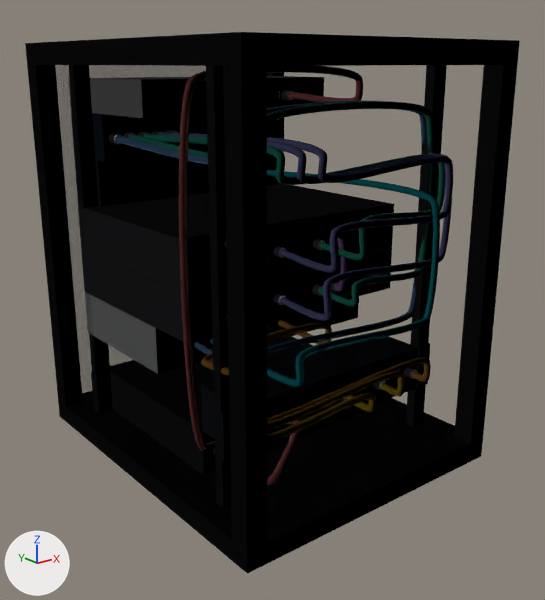
An edit to the glTF model examples/10inch-homelab/rack-scene.glb, drawn before and after from the same camera.
One viewpoint serves both versions: a camera (50 mm lens) standing at (-0.315, -0.7, 0.357) and looking at (0.13, -0.143, 0.134). Every picture has the same lights, and +X, +Y and +Z are marked at lower left. The first picture is the older version. Where no turn or scale is listed for an object, it has been applied to the vertices. Vertices at exactly the same position are counted once.

The older version as bpy lines, for what is in view:
```python
ob_cable_cross_sw6_to_ucg_lan2 = bpy.data.objects.new('Cable_cross-sw6-to-ucg-lan2', me_cable_cross_sw6_to_ucg_lan2)
ob_cable_cross_sw6_to_ucg_lan2.location = (0.0, 0.0, 0.0)
ob_cable_pwr_pdu_to_ucg = bpy.data.objects.new('Cable_pwr-pdu-to-ucg', me_cable_pwr_pdu_to_ucg)
ob_cable_pwr_pdu_to_ucg.location = (0.0, 0.0, 0.0)
ob_cable_pwr_ups_to_sw = bpy.data.objects.new('Cable_pwr-ups-to-sw', me_cable_pwr_ups_to_sw)
ob_cable_pwr_ups_to_sw.location = (0.0, 0.0, 0.0)
ob_cable_trunk_pve1_eth0_to_patch4 = bpy.data.objects.new('Cable_trunk-pve1-eth0-to-patch4', me_cable_trunk_pve1_eth0_to_patch4)
ob_cable_trunk_pve1_eth0_to_patch4.location = (0.0, 0.0, 0.0)
ob_cable_trunk_pve1_eth1_to_patch2 = bpy.data.objects.new('Cable_trunk-pve1-eth1-to-patch2', me_cable_trunk_pve1_eth1_to_patch2)
ob_cable_trunk_pve1_eth1_to_patch2.location = (0.0, 0.0, 0.0)
ob_cable_trunk_pve2_eth0_to_patch5 = bpy.data.objects.new('Cable_trunk-pve2-eth0-to-patch5', me_cable_trunk_pve2_eth0_to_patch5)
ob_cable_trunk_pve2_eth0_to_patch5.location = (0.0, 0.0, 0.0)
ob_cable_trunk_pve2_eth1_to_patch3 = bpy.data.objects.new('Cable_trunk-pve2-eth1-to-patch3', me_cable_trunk_pve2_eth1_to_patch3)
ob_cable_trunk_pve2_eth1_to_patch3.location = (0.0, 0.0, 0.0)
ob_cable_trunk_ucg_lan1_to_patch1 = bpy.data.objects.new('Cable_trunk-ucg-lan1-to-patch1', me_cable_trunk_ucg_lan1_to_patch1)
ob_cable_trunk_ucg_lan1_to_patch1.location = (0.0, 0.0, 0.0)
ob_rackrail_fl = bpy.data.objects.new('RackRail_FL', me_rackrail_fl)
ob_rackrail_fl.location = (0.0, 0.0, 0.0)
# also in view: 'RackBaseFrame' at (0.127, -0.125, -0.01); 'Device_ups-u1' at (0.127, -0.09, 0.022); 'Cable_pwr-pdu-to-pve2' at (0.071, -0.234, 0.146); 'RackRail_RL' at (0.008, -0.235, 0.178); 'Device_pdu-u2-rear' at (0.127, -0.213, 0.066)
```
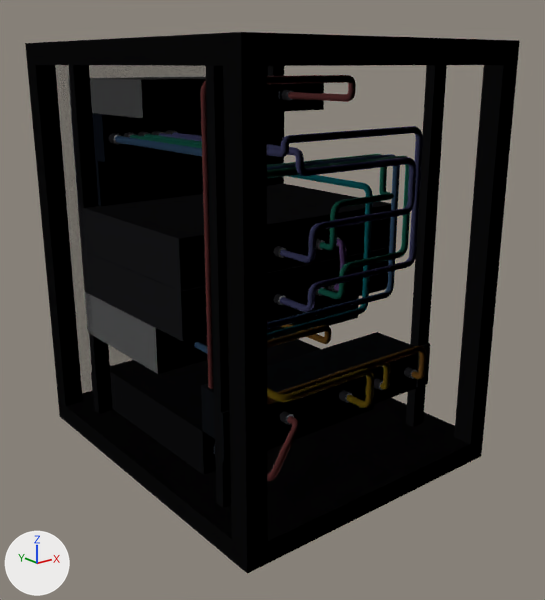
Changed parts and their boxes (x1, y1, x2, y2) in the pictures (545 x 600 px; the box of a moved part takes in the faces that stretch with it):
'Cable_pwr-ups-to-sw', reshaped
    before: (179, 66, 363, 451)
    after: (200, 75, 356, 389)
'Cable_trunk-pve2-eth0-to-patch5', reshaped (13% narrower, 7% shorter)
    before: (172, 132, 453, 273)
    after: (172, 132, 416, 263)
'Cable_trunk-pve1-eth0-to-patch4', reshaped (10% narrower)
    before: (159, 133, 452, 321)
    after: (158, 126, 423, 312)
'Cable_trunk-pve1-eth1-to-patch2', reshaped (8% narrower, 20% shorter)
    before: (130, 101, 434, 307)
    after: (130, 135, 410, 299)
'Cable_cross-sw6-to-ucg-lan2', reshaped
    before: (210, 170, 440, 387)
    after: (267, 175, 373, 340)
'Cable_trunk-ucg-lan1-to-patch1', reshaped (8% narrower, 14% shorter)
    before: (115, 101, 426, 355)
    after: (115, 136, 400, 354)
'Cable_trunk-pve2-eth1-to-patch3', reshaped (17% narrower, 8% shorter)
    before: (144, 134, 445, 261)
    after: (144, 134, 393, 251)
'Cable_pwr-pdu-to-ucg', reshaped
    before: (201, 320, 431, 422)
    after: (267, 324, 426, 404)
part 5 of me_cable_trunk_pve2_eth1_to_patch3, moved or reshaped
    before: (150, 135, 445, 261)
    after: (161, 136, 393, 251)
part 7 of me_cable_trunk_pve2_eth0_to_patch5, moved or reshaped
    before: (173, 133, 453, 273)
    after: (173, 133, 416, 263)
'Cable_pwr-pdu-to-pve1', unchanged, covered by the edit
    before: (226, 314, 405, 430)
    after: (267, 362, 391, 405)

The change, as a diff of the scene's bpy script:
```diff
--- a/examples/10inch-homelab/rack-scene.glb.py
+++ b/examples/10inch-homelab/rack-scene.glb.py
@@ me_cable_pwr_ups_to_sw @@
-me_cable_pwr_ups_to_sw.from_pydata(...)  # 2570 vertices, 5136 faces; spans x -0.01..0.184, y -0.207..-0.099, z 0.018..0.356
+me_cable_pwr_ups_to_sw.from_pydata(...)  # 2826 vertices, 5648 faces; spans x 0.019..0.183, y -0.203..-0.099, z 0.019..0.347
+# me_cable_pwr_ups_to_sw part 1: 22 vertices moved within x 0.063..0.178, y -0.202..-0.13, z 0.022..0.329; 2229 vertices removed from x -0.01..0.184, y -0.207..-0.099, z 0.018..0.356; 2485 vertices added at x 0.019..0.183, y -0.203..-0.099, z 0.019..0.347
 me_cable_pwr_ups_to_sw.materials.append(mat_cablemat__ef4444)
@@ me_cable_pwr_pdu_to_ucg @@
-me_cable_pwr_pdu_to_ucg.from_pydata(...)  # 2826 vertices, 5648 faces; spans x 0.0..0.226, y -0.27..-0.128, z 0.062..0.13
+me_cable_pwr_pdu_to_ucg.from_pydata(...)  # 2826 vertices, 5648 faces; spans x 0.019..0.225, y -0.263..-0.128, z 0.063..0.125
+# me_cable_pwr_pdu_to_ucg part 2: 2585 of 2826 vertices moved; they spanned x 0.0..0.226, y -0.27..-0.128, z 0.062..0.13 and now span x 0.019..0.225, y -0.263..-0.128, z 0.063..0.125; mean shift (0.005, 0.007, 0.0); largest move (0.002, -0.265, 0.122) -> (0.022, -0.211, 0.098)
 me_cable_pwr_pdu_to_ucg.materials.append(mat_cablemat__f97316)
@@ me_cable_trunk_ucg_lan1_to_patch1 @@
-me_cable_trunk_ucg_lan1_to_patch1.from_pydata(...)  # 2570 vertices, 5136 faces; spans x 0.021..0.247, y -0.236..-0.03, z 0.1..0.327
+me_cable_trunk_ucg_lan1_to_patch1.from_pydata(...)  # 2570 vertices, 5136 faces; spans x 0.023..0.235, y -0.209..-0.03, z 0.104..0.292
+# me_cable_trunk_ucg_lan1_to_patch1 part 3: 2400 of 2570 vertices moved; they spanned x 0.021..0.247, y -0.236..-0.03, z 0.1..0.327 and now span x 0.023..0.235, y -0.209..-0.03, z 0.104..0.292; mean shift (-0.001, 0.017, -0.006); largest move (0.07, -0.228, 0.323) -> (0.033, -0.202, 0.272)
 me_cable_trunk_ucg_lan1_to_patch1.materials.append(mat_cablemat__3b82f6)
@@ me_cable_trunk_pve1_eth1_to_patch2 @@
-me_cable_trunk_pve1_eth1_to_patch2.from_pydata(...)  # 2570 vertices, 5136 faces; spans x 0.037..0.246, y -0.243..-0.03, z 0.146..0.327
+me_cable_trunk_pve1_eth1_to_patch2.from_pydata(...)  # 2570 vertices, 5136 faces; spans x 0.038..0.235, y -0.224..-0.03, z 0.148..0.292
+# me_cable_trunk_pve1_eth1_to_patch2 part 4: 2395 of 2570 vertices moved; they spanned x 0.037..0.246, y -0.243..-0.03, z 0.146..0.327 and now span x 0.038..0.235, y -0.224..-0.03, z 0.148..0.292; mean shift (-0.001, 0.012, -0.006); largest move (0.082, -0.235, 0.322) -> (0.049, -0.218, 0.272)
 me_cable_trunk_pve1_eth1_to_patch2.materials.append(mat_cablemat__10b981)
@@ me_cable_trunk_pve2_eth1_to_patch3 @@
-me_cable_trunk_pve2_eth1_to_patch3.from_pydata(...)  # 2570 vertices, 5136 faces; spans x 0.053..0.256, y -0.25..-0.03, z 0.19..0.298
+me_cable_trunk_pve2_eth1_to_patch3.from_pydata(...)  # 2826 vertices, 5648 faces; spans x 0.054..0.229, y -0.211..-0.03, z 0.193..0.292
+# me_cable_trunk_pve2_eth1_to_patch3 part 5: 33 vertices moved from x 0.054..0.153, y -0.197..-0.054, z 0.193..0.292 to x 0.054..0.153, y -0.197..-0.049, z 0.193..0.292; 1842 vertices removed from x 0.053..0.256, y -0.25..-0.03, z 0.19..0.298; 2098 vertices added at x 0.054..0.229, y -0.211..-0.032, z 0.193..0.292
 me_cable_trunk_pve2_eth1_to_patch3.materials.append(mat_cablemat__10b981)
@@ me_cable_trunk_pve1_eth0_to_patch4 @@
-me_cable_trunk_pve1_eth0_to_patch4.from_pydata(...)  # 2570 vertices, 5136 faces; spans x 0.068..0.258, y -0.257..-0.03, z 0.145..0.298
+me_cable_trunk_pve1_eth0_to_patch4.from_pydata(...)  # 2570 vertices, 5136 faces; spans x 0.069..0.235, y -0.235..-0.03, z 0.148..0.303
+# me_cable_trunk_pve1_eth0_to_patch4 part 6: 2400 of 2570 vertices moved; they spanned x 0.068..0.258, y -0.257..-0.03, z 0.145..0.298 and now span x 0.069..0.235, y -0.235..-0.03, z 0.148..0.303; mean shift (-0.004, 0.014, 0.004); largest move (0.11, -0.255, 0.269) -> (0.077, -0.235, 0.3)
 me_cable_trunk_pve1_eth0_to_patch4.materials.append(mat_cablemat__6366f1)
@@ me_cable_trunk_pve2_eth0_to_patch5 @@
-me_cable_trunk_pve2_eth0_to_patch5.from_pydata(...)  # 2570 vertices, 5136 faces; spans x 0.084..0.249, y -0.264..-0.03, z 0.19..0.298
+me_cable_trunk_pve2_eth0_to_patch5.from_pydata(...)  # 2570 vertices, 5136 faces; spans x 0.085..0.229, y -0.235..-0.03, z 0.193..0.292
+# me_cable_trunk_pve2_eth0_to_patch5 part 7: 2127 of 2570 vertices moved; they spanned x 0.084..0.249, y -0.264..-0.03, z 0.19..0.298 and now span x 0.085..0.229, y -0.235..-0.031, z 0.193..0.292; mean shift (-0.004, 0.021, 0.0); largest move (0.088, -0.097, 0.288) -> (0.088, -0.052, 0.285)
 me_cable_trunk_pve2_eth0_to_patch5.materials.append(mat_cablemat__6366f1)
@@ me_cable_cross_sw6_to_ucg_lan2 @@
-me_cable_cross_sw6_to_ucg_lan2.from_pydata(...)  # 3338 vertices, 6672 faces; spans x 0.057..0.223, y -0.273..0.038, z 0.099..0.332
+me_cable_cross_sw6_to_ucg_lan2.from_pydata(...)  # 3338 vertices, 6672 faces; spans x 0.058..0.211, y -0.198..0.035, z 0.104..0.33
+# me_cable_cross_sw6_to_ucg_lan2 part 8: 3140 of 3338 vertices moved; they spanned x 0.057..0.223, y -0.273..0.038, z 0.099..0.332 and now span x 0.058..0.211, y -0.198..0.035, z 0.104..0.33; mean shift (-0.005, 0.024, 0.0); largest move (0.214, -0.271, 0.216) -> (0.204, -0.195, 0.234)
 me_cable_cross_sw6_to_ucg_lan2.materials.append(mat_cablemat__06b6d4)
```
